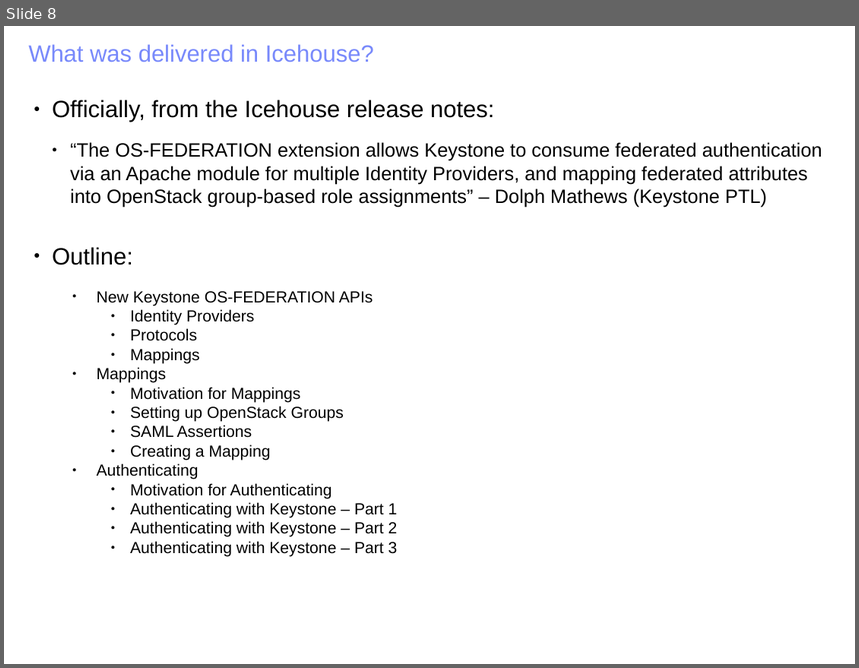
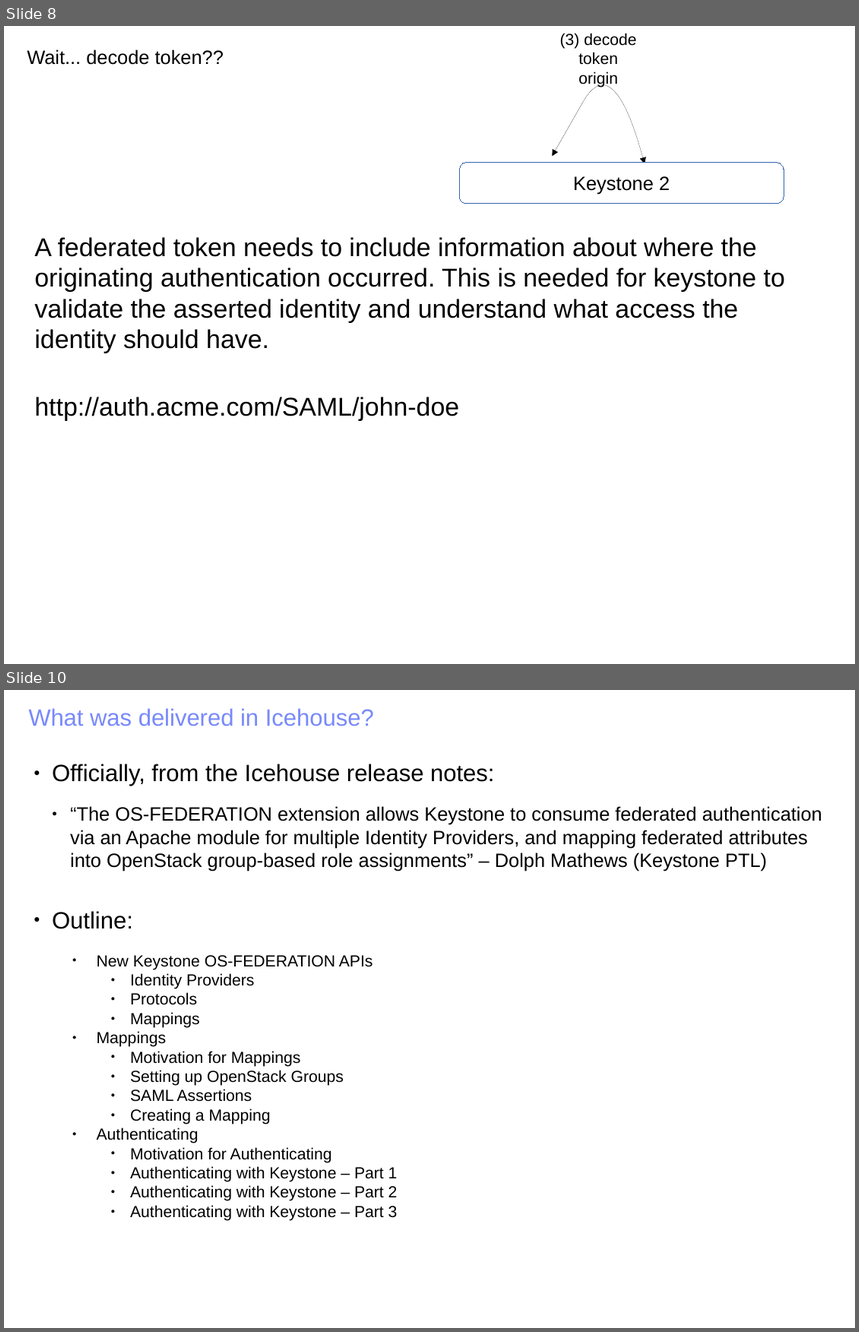
Before and after one commit to joesavak/OpenStackFederation, a slide deck: os-federation.odp. Shown one above the other, each under a label of ours: slide 8 before the commit, slides 8 and 10 after it; the slides between them are not shown. The pictures are 859x668 and 859x1332 pixels, drawn with LibreOffice and Linux fonts; fonts in the diff are those of the drawing. Boxes give left, top, right and bottom in pixels: in the first picture for what was removed or moved away, otherwise in the second. Text is boxed around its words. In the diff, an @@ line names an element or a change of style, - is before the commit and + after.

```diff
--- a/os-federation.odp
+++ b/os-federation.odp
@@ slide 8 added at (4, 26, 855, 664), background #FFFFFF @@
@@ text added at (27, 50, 224, 65), 18 pt, text #000000 @@
+Wait... decode token??
@@ freeform shape added at (553, 88, 645, 164), outline #000000 0 pt, 15 pt, text #000000 @@
+(3) decode
+token origin
@@ rounded rectangle added at (460, 163, 784, 204), fill #FFFFFF, outline #3465AF 0 pt, 18 pt, text #000000 @@
+Keystone 2
@@ text added at (34, 237, 785, 420), 24 pt, text #000000 @@
+A federated token needs to include information about where the originating authentication occurred. This is needed for keystone to validate the asserted identity and understand what access the identity should have.
+http://auth.acme.com/SAML/john-doe
@@ what was slide 8 is now slide 10 @@
```
Also in this commit, not shown: 4 slides changed, 1 other slide added, 1 other file.
